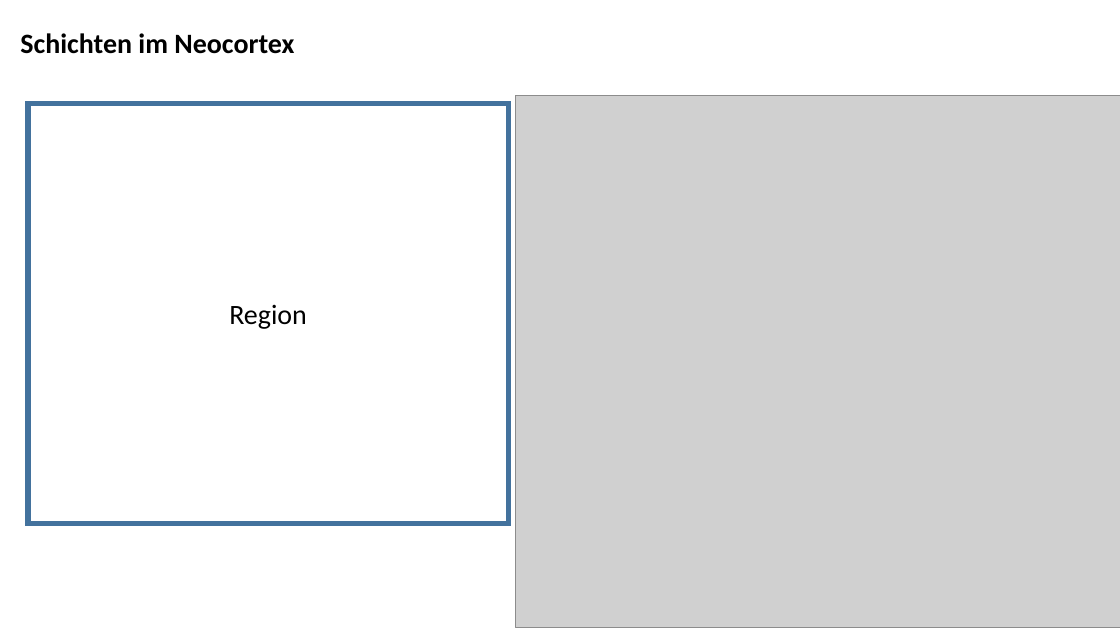
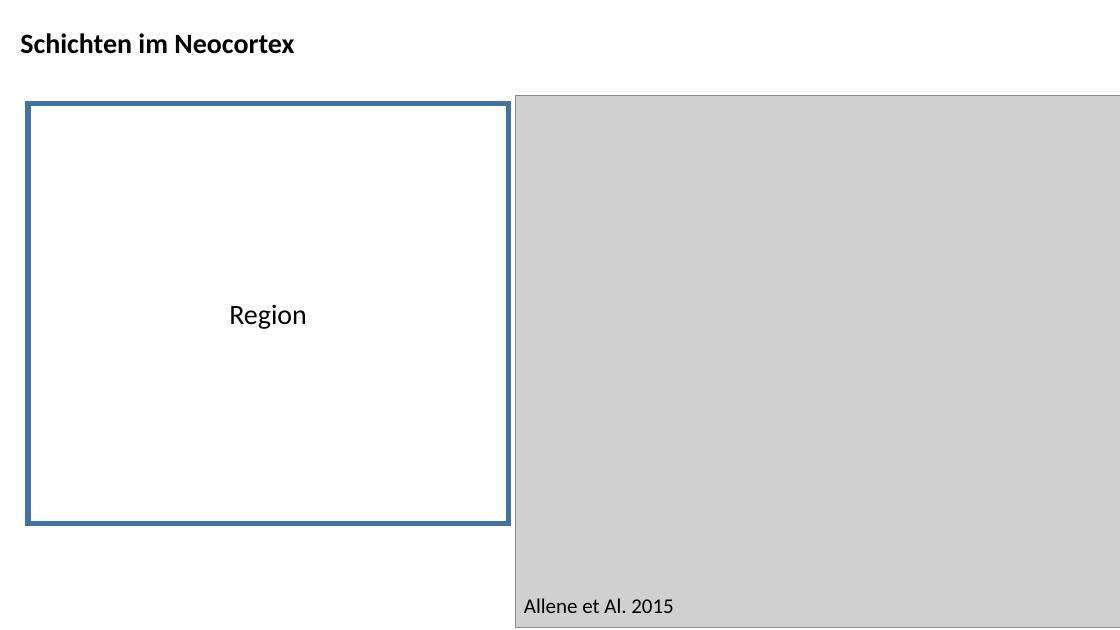
Before and after one commit to danck/hsem, a slide deck: slide 12 of Vortrag/hsem.pptx. Drawn at 1120x630 pixels with LibreOffice and Linux fonts; fonts in the diff are those of the drawing; grey boxes stand for pictures. Boxes give left, top, right and bottom in pixels: in the first picture for what was removed or moved away, otherwise in the second. Text is boxed around its words. In the diff, an @@ line names an element or a change of style, - is before the commit and + after.

```diff
--- a/Vortrag/hsem.pptx
+++ b/Vortrag/hsem.pptx
@@ text added at <box>524,598,674,613</box>, 18 pt, text #000000 @@
+Allene et Al. 2015
```
Also in this commit, not shown: 6 other slides changed, 18 slides added, 5 slides removed.
